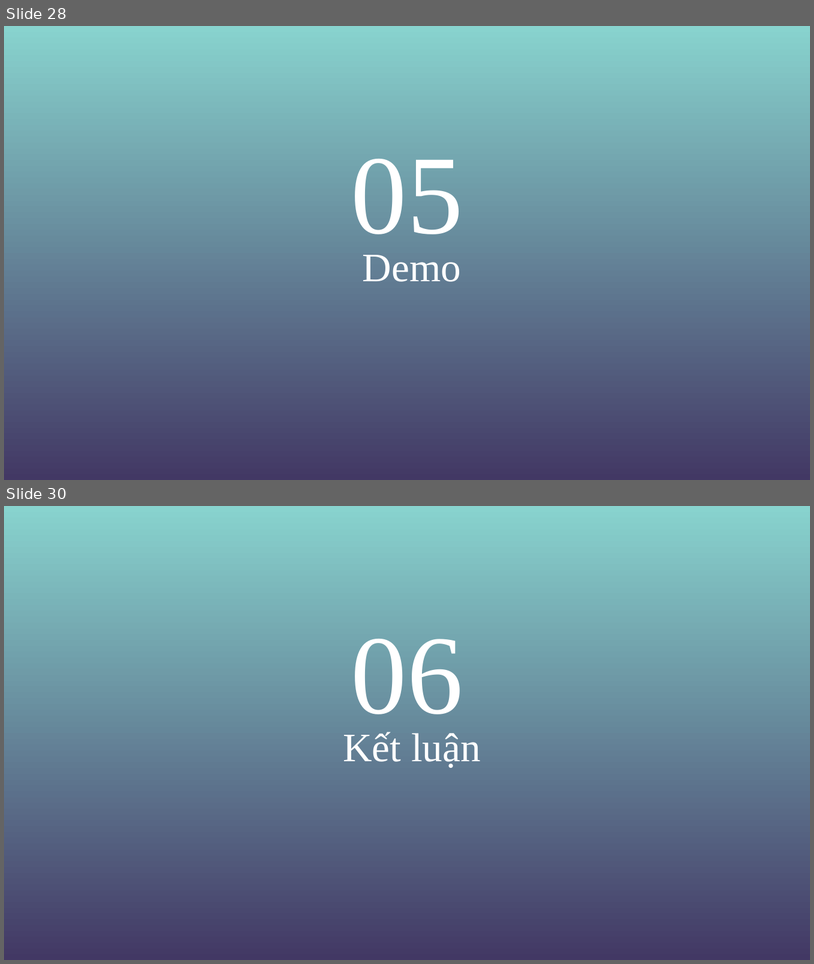
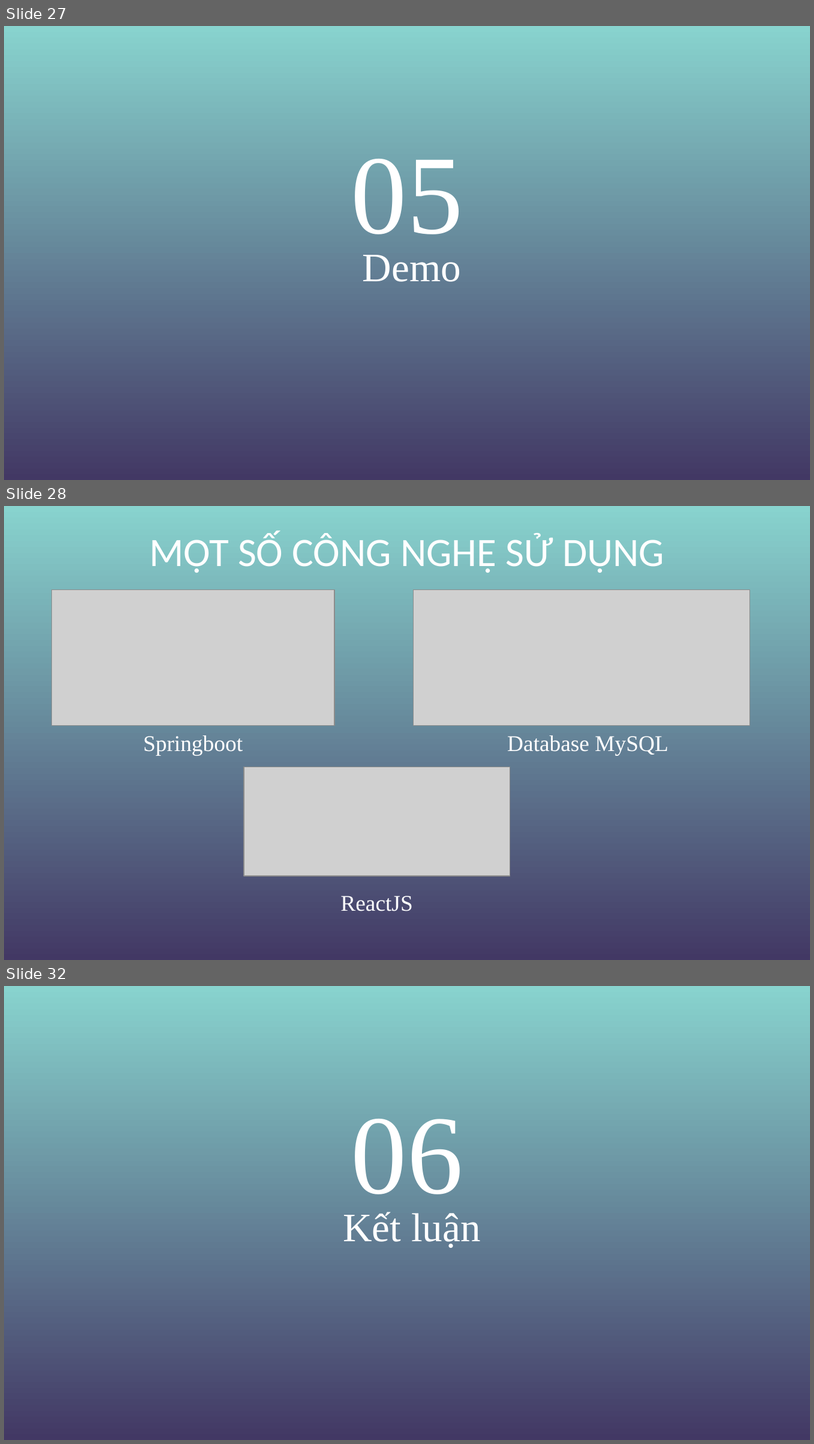
Before and after one commit to hoangtienmanhduc/Nhom14_KienTrucThietKePhanMem-, a slide deck: KTVTKPM.pptx. Shown one above the other, each under a label of ours: slides 28 and 30 before the commit, slides 27, 28 and 32 after it; the slides between them are not shown. The pictures are 814x964 and 814x1444 pixels, drawn with LibreOffice and Linux fonts; fonts in the diff are those of the drawing; grey boxes stand for pictures; background and template pictures are left out. Boxes give left, top, right and bottom in pixels: in the first picture for what was removed or moved away, otherwise in the second. Text is boxed around its words. In the diff, an @@ line names an element or a change of style, - is before the commit and + after.

```diff
--- a/KTVTKPM.pptx
+++ b/KTVTKPM.pptx
@@ slide 28 added at (4, 506, 810, 960), background gradient #88D3CE to #423864 @@
@@ title added at (149, 533, 665, 573), 36 pt, text #FFFFFF @@
+MỘT SỐ CÔNG NGHỆ SỬ DỤNG
@@ picture added at (51, 590, 335, 726) @@
@@ picture added at (414, 590, 750, 726) @@
@@ text added at (143, 735, 243, 755), 20 pt, text #FFFFFF @@
+Springboot
@@ text added at (507, 735, 668, 755), 20 pt, text #FFFFFF @@
+Database MySQL
@@ picture added at (245, 766, 510, 876) @@
@@ text added at (341, 895, 413, 911), 20 pt, text #FFFFFF @@
+ReactJS
@@ what was slide 28 is now slide 27 @@
@@ what was slide 30 is now slide 32 @@
```
Also in this commit, not shown: 5 slides changed, 3 other slides added, 3 slides removed, 1 other file.
